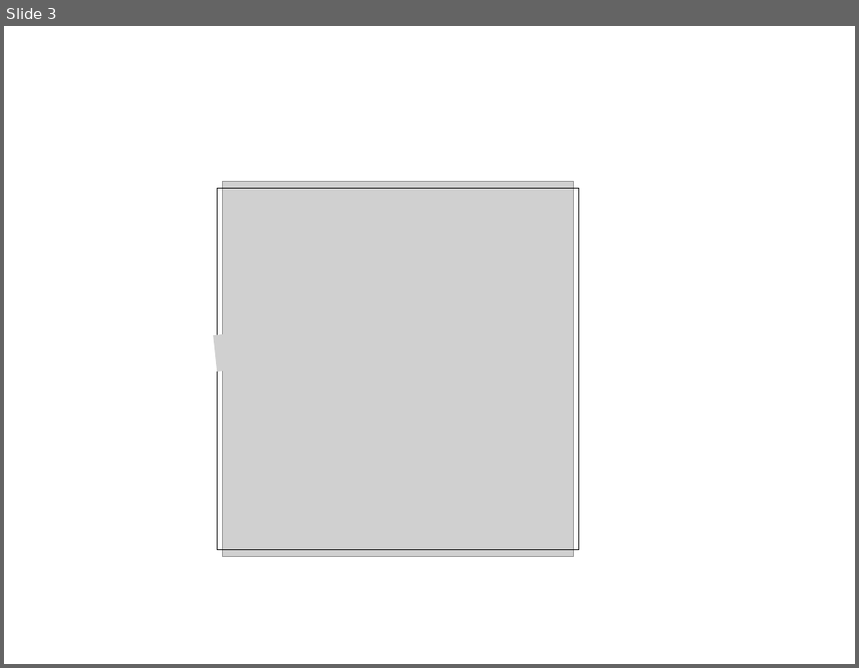
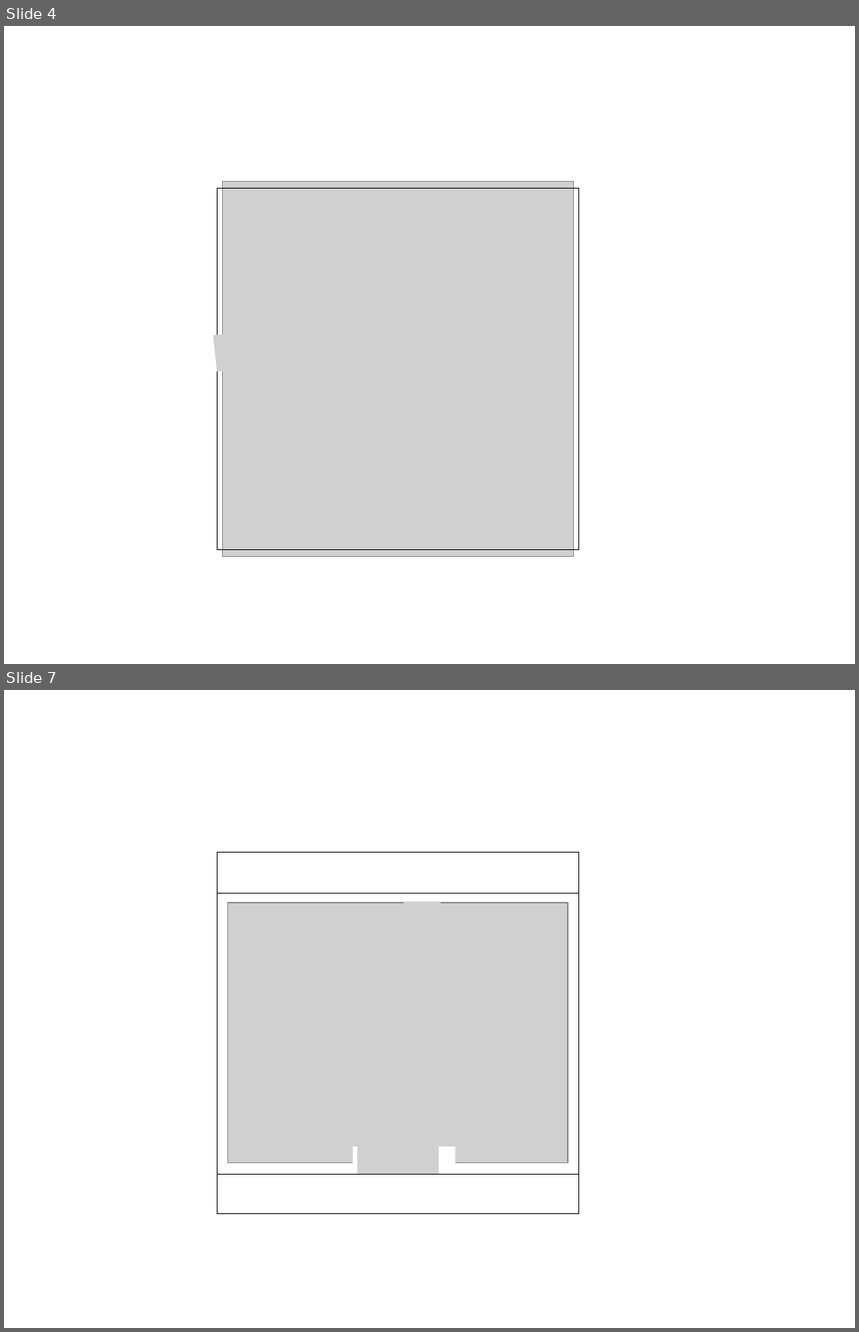
Before and after one commit to nakosai/skyrmion-ysr, a slide deck: Figures/Figures.pptx. Shown one above the other, each under a label of ours: slide 3 before the commit, slides 4 and 7 after it; the slides between them are not shown. The pictures are 859x668 and 859x1332 pixels, drawn with LibreOffice and Linux fonts; fonts in the diff are those of the drawing; grey boxes stand for pictures. Boxes give left, top, right and bottom in pixels: in the first picture for what was removed or moved away, otherwise in the second. Text is boxed around its words. In the diff, an @@ line names an element or a change of style, - is before the commit and + after.

```diff
--- a/Figures/Figures.pptx
+++ b/Figures/Figures.pptx
@@ slide 7 added at [4,690,855,1328], background #FFFFFF @@
@@ rectangle added at [217,853,579,1214], outline #000000 0.74 pt @@
@@ rectangle added at [217,894,579,1174], outline #000000 0.74 pt @@
@@ picture added at [228,903,567,1163] @@
@@ picture added at [403,902,441,1015] @@
@@ picture added at [357,1138,439,1175] @@
@@ rectangle added at [353,1147,455,1174], fill #FFFFFF, outline #FFFFFF 0.75 pt @@
@@ what was slide 3 is now slide 4 @@
```
Also in this commit, not shown: 9 other slides added, 8 slides removed, 35 other files.
